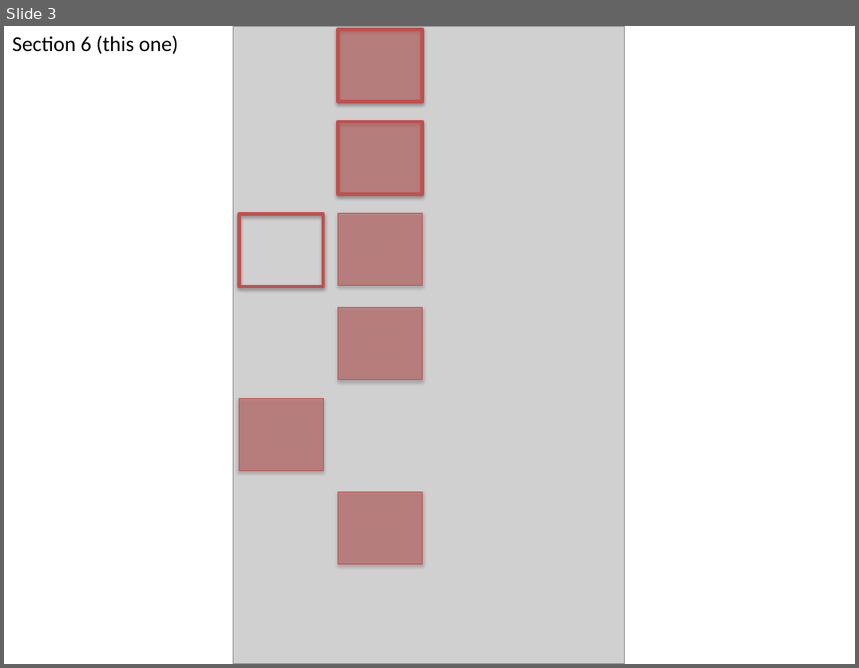
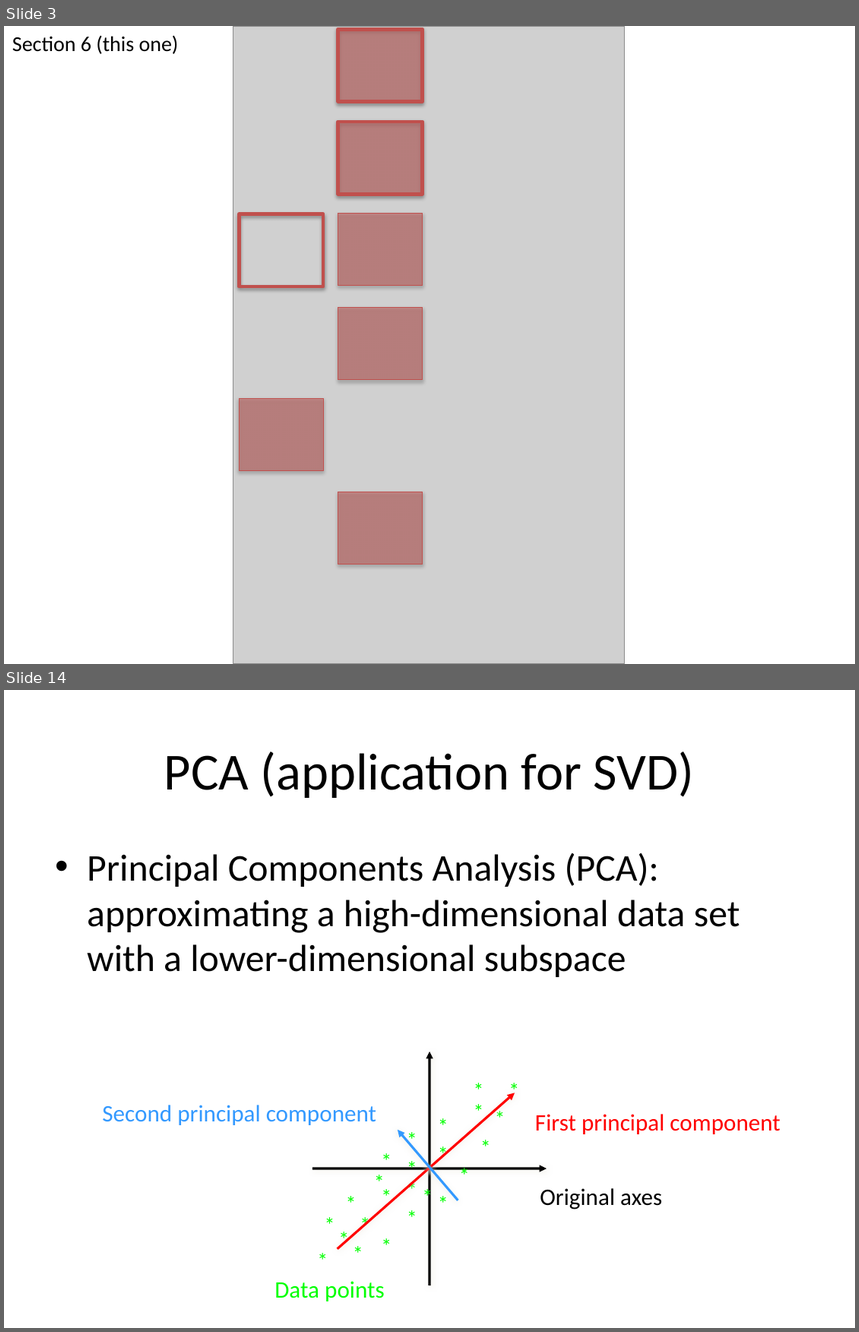
Before and after one commit to allenday/mapr-text-analysis, a slide deck: doc/section6.pptx. Shown one above the other, each under a label of ours: slide 3 before the commit, slides 3 and 14 after it; the slides between them are not shown. The pictures are 859x668 and 859x1332 pixels, drawn with LibreOffice and Linux fonts; fonts in the diff are those of the drawing; grey boxes stand for pictures. Boxes give left, top, right and bottom in pixels: in the first picture for what was removed or moved away, otherwise in the second. Text is boxed around its words. In the diff, an @@ line names an element or a change of style, - is before the commit and + after.

```diff
--- a/doc/section6.pptx
+++ b/doc/section6.pptx
@@ slide 14 added at [4,690,855,1328], background #FFFFFF @@
@@ title added at [164,752,694,798], 44 pt, text #000000 @@
+PCA (application for SVD)
@@ text added at [87,853,740,977], 32 pt, text #000000 @@
+• Principal Components Analysis (PCA): approximating a high-dimensional data set
+  with a lower-dimensional subspace
@@ arrow added from (430, 1286) to (430, 1052), #000000 2 pt @@
@@ arrow added from (338, 1249) to (515, 1094), #FF0000 2 pt @@
@@ text added at [102,1105,376,1125], 20 pt, text #3399FF @@
+Second principal component
@@ text added at [535,1114,780,1135], 20 pt, text #FF0000 @@
+First principal component
@@ arrow added from (458, 1201) to (397, 1130), #3399FF 2 pt @@
@@ arrow added from (312, 1168) to (547, 1168), #000000 2 pt @@
@@ text added at [540,1189,662,1210], 20 pt, text #000000 @@
+Original axes
@@ group added at [275,1073,531,1302]: 25 texts @@
+*
+*
+*
+*
+*
+*
+*
+*
+*
+*
+*
+*
+*
+*
+*
+*
+*
+*
+*
+*
+*
+*
+*
+*
+Data points
```
Also in this commit, not shown: 1 slide changed, 22 other slides added, 6 other files.
